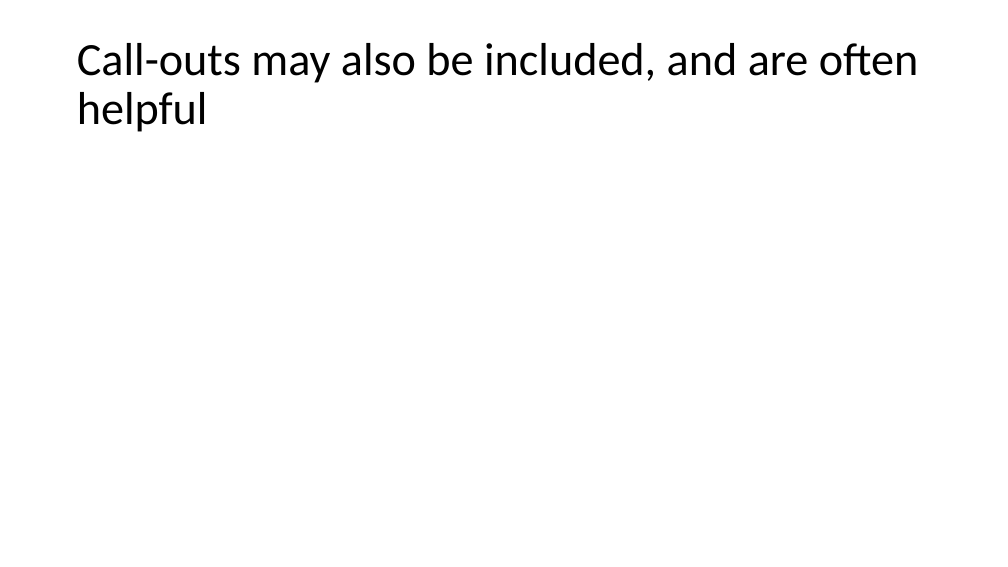
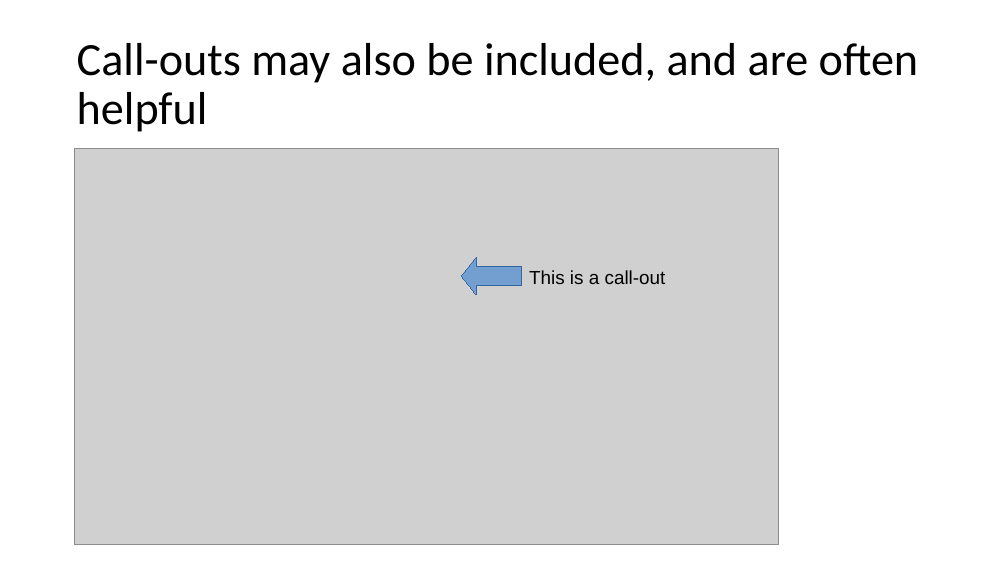
Before and after one commit to kurtisdmiller/kurtisdmiller.github.io, a slide deck: slide 7 of course/public-speaking/visual-aid/example-visual-aid.pptx (slide 3 before the commit). Drawn at 1008x567 pixels with LibreOffice and Linux fonts; fonts in the diff are those of the drawing; grey boxes stand for pictures. Boxes give left, top, right and bottom in pixels: in the first picture for what was removed or moved away, otherwise in the second. Text is boxed around its words. In the diff, an @@ line names an element or a change of style, - is before the commit and + after.

```diff
--- a/course/public-speaking/visual-aid/example-visual-aid.pptx
+++ b/course/public-speaking/visual-aid/example-visual-aid.pptx
@@ picture added at [75, 148, 780, 544] @@
@@ freeform shape added at [461, 257, 522, 295], fill #729FCF, outline #3465A4 0.75 pt @@
@@ text added at [529, 270, 666, 284], 18 pt, text #000000 @@
+This is a call-out
```
Also in this commit, not shown: 5 other slides changed, 19 other files.
